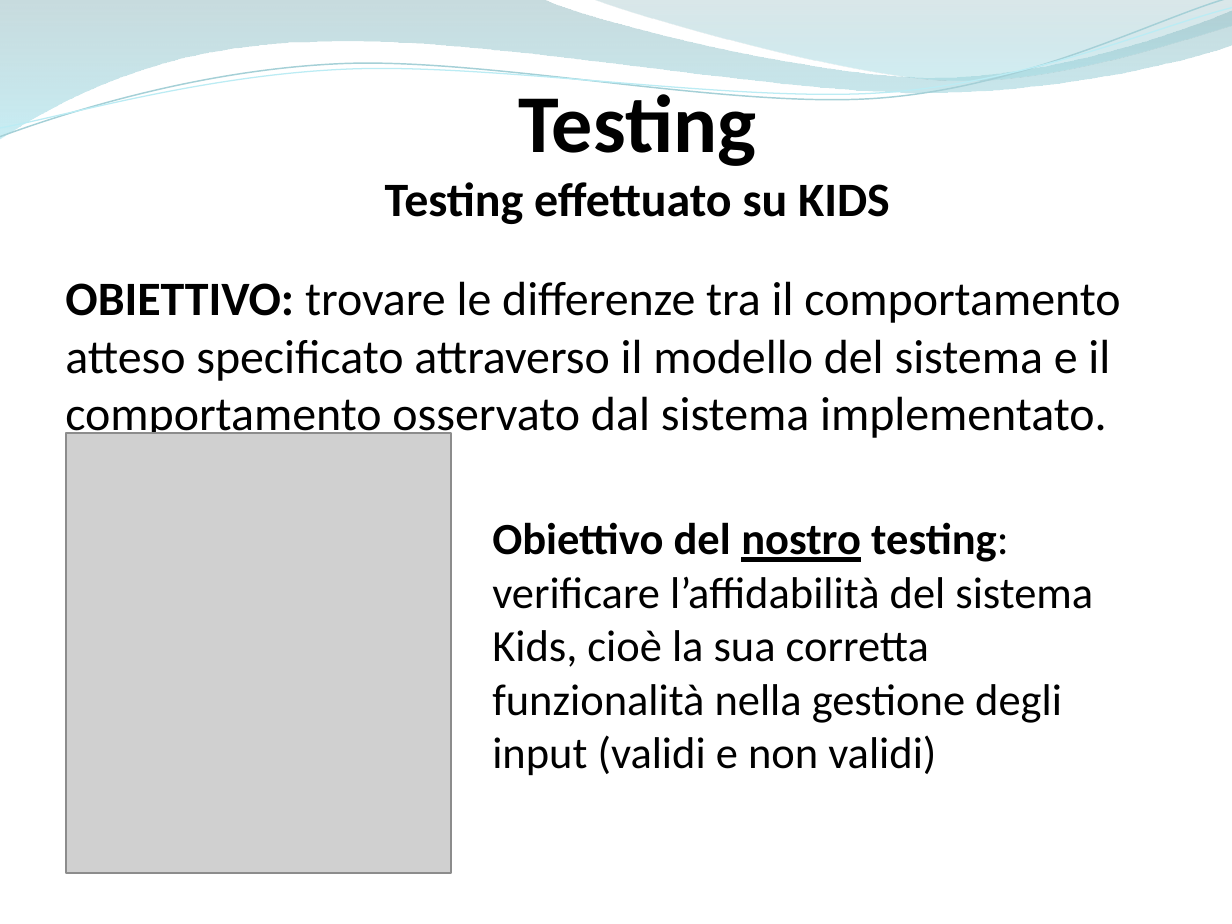
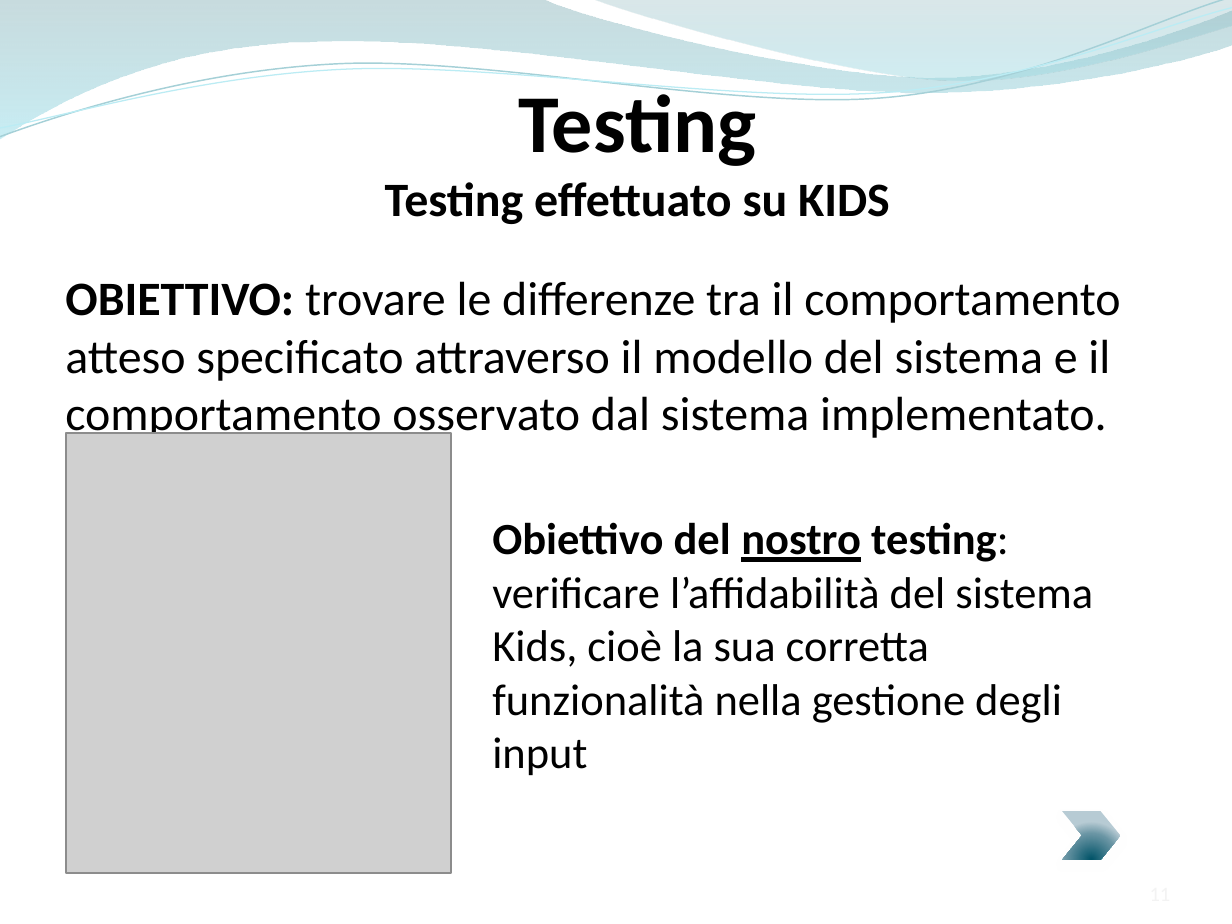
Before and after one commit to ammirate/at-silo, a slide deck: slide 11 of Presentazione/Atsilo2/Ferrara/Ferrara_M_PresentazioneFinale.pptx. Drawn at 1232x924 pixels with LibreOffice and Linux fonts; fonts in the diff are those of the drawing; grey boxes stand for pictures. Boxes give left, top, right and bottom in pixels: in the first picture for what was removed or moved away, otherwise in the second. Text is boxed around its words. In the diff, an @@ line names an element or a change of style, - is before the commit and + after.

```diff
--- a/Presentazione/Atsilo2/Ferrara/Ferrara_M_PresentazioneFinale.pptx
+++ b/Presentazione/Atsilo2/Ferrara/Ferrara_M_PresentazioneFinale.pptx
@@ text at [492, 522, 1093, 776]: text changed @@
-Obiettivo del nostro testing: verificare l’affidabilità del sistema Kids, cioè la sua corretta funzionalità nella gestione degli input (validi e non validi)
+Obiettivo del nostro testing: verificare l’affidabilità del sistema Kids, cioè la sua corretta funzionalità nella gestione degli input
@@ chevron added at [1062, 811, 1120, 859], fill gradient #005468 to #6A96A5 to #B8CCD4 @@
```
Also in this commit, not shown: 12 other slides changed, 5 slides added, 3 slides removed.
